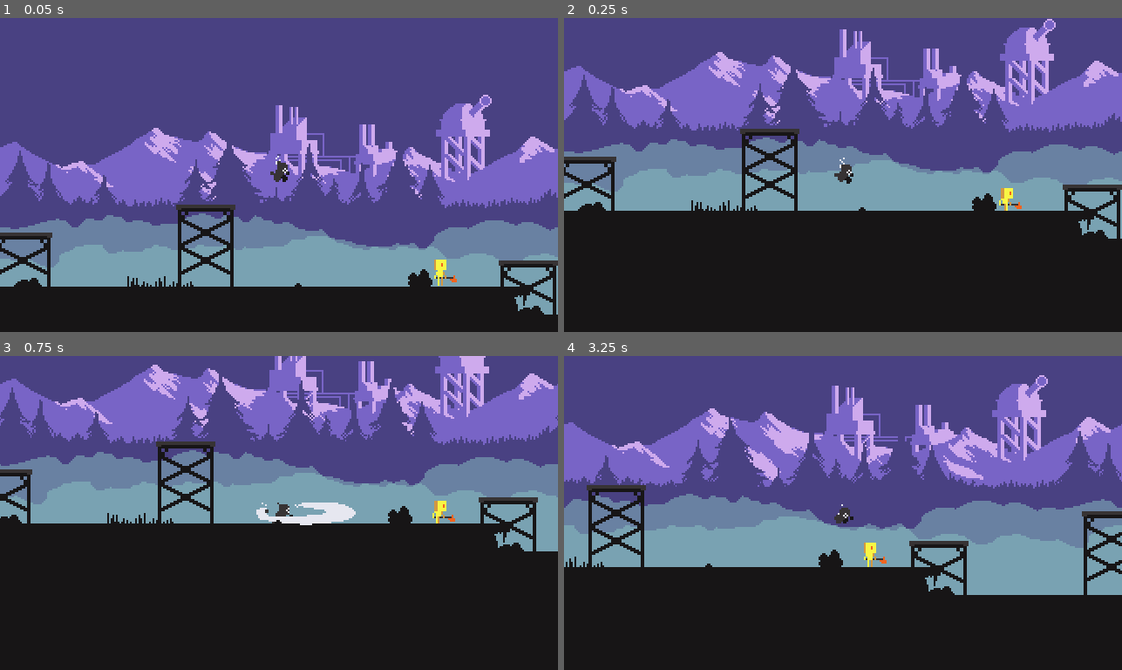
Above: before the commit, frames 1-4 (two rows, left to right).
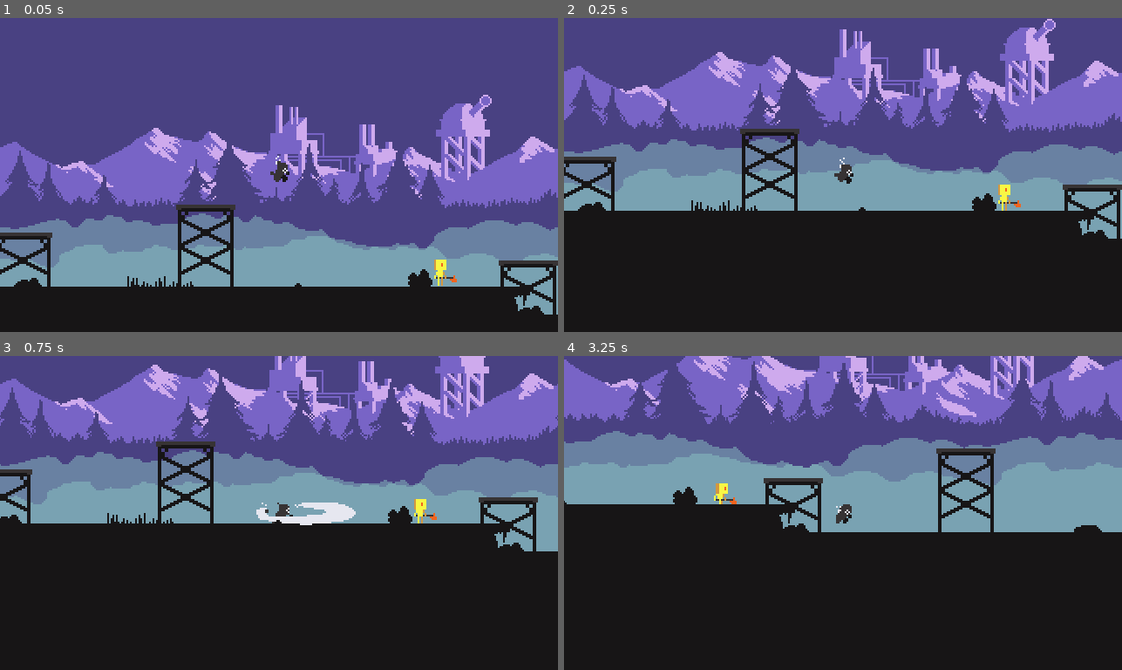
Above: after the commit, the same moments.

Repository: Gabrijel-Cobanov/SpiritFall
Game: Godot game, scene res://Scenes/main.tscn
Same seed, same stepped clock (60 frames per second), same inputs: the game is played once before the commit and once after it.
Inputs:
- Up to frame 1 (0.05 s): no input
- Up to frame 2 (0.25 s): no input
- Up to frame 3 (0.75 s): tap Enter (ui_accept) at 0.5 s; hold D (right) from 0.53 s (still down); tap K (attack) at 0.6 s
- Up to frame 4 (3.25 s): tap J (jump) at 0.77, 1.52, 3.02 s; tap K (attack) at 1.35, 2.3, 2.85 s; release D (right) at 2.03 s; hold A (left) 2.03-2.78 s; tap L (dash) at 2.1 s; hold D (right) from 2.78 s (still down)

Frame 1 is identical in both runs. In frame 2, 0.2% of the frame differs, in the area x 77-83%, y 53-62%; in frame 3, 0.3%; in frame 4, 58%, in the area x 0-100%, y 0-77%.

Commit message:
Made a pursue and attack for the enemy, the timer works fine now
Protips, add a body argument to the lambda for body_entered signals, make sure that the parent for organization is a Node2D if it's important that the children move along with the parent. When the parent of the Attack Areas that get enabled and disabled in the animation was changed, the animation broke, so keep that in mind next time

Diff:
--- a/Scenes/Enemies/LumberBot.tscn
+++ b/Scenes/Enemies/LumberBot.tscn
@@ -6,24 +6,32 @@
 [ext_resource type="Script" path="res://Scripts/CollisionSwitch.gd" id="3_j5oqw"]
 [ext_resource type="Script" path="res://Scripts/Enemies/EnemyStateMachine.gd" id="5_ou0rk"]
 
+[sub_resource type="RectangleShape2D" id="RectangleShape2D_3rt5l"]
+size = Vector2(8, 16)
+
 [sub_resource type="CapsuleShape2D" id="CapsuleShape2D_4e42p"]
 radius = 7.0
 height = 20.0
 
-[sub_resource type="RectangleShape2D" id="RectangleShape2D_3rt5l"]
-size = Vector2(8, 16)
-
 [sub_resource type="CapsuleShape2D" id="CapsuleShape2D_ourmp"]
 radius = 3.0
 height = 14.0
 
+[sub_resource type="CapsuleShape2D" id="CapsuleShape2D_oksea"]
+radius = 8.0
+height = 118.0
+
+[sub_resource type="CapsuleShape2D" id="CapsuleShape2D_qna16"]
+radius = 8.0
+height = 78.0
+
 [sub_resource type="Animation" id="Animation_25a6l"]
 resource_name = "attack"
 length = 0.8
 tracks/0/type = "value"
 tracks/0/imported = false
 tracks/0/enabled = true
-tracks/0/path = NodePath("Sprite2D:frame")
+tracks/0/path = NodePath("Visuals/Sprite2D:frame")
 tracks/0/interp = 1
 tracks/0/loop_wrap = true
 tracks/0/keys = {
@@ -38,7 +46,7 @@
 tracks/0/type = "value"
 tracks/0/imported = false
 tracks/0/enabled = true
-tracks/0/path = NodePath("Sprite2D:frame")
+tracks/0/path = NodePath("Visuals/Sprite2D:frame")
 tracks/0/interp = 1
 tracks/0/loop_wrap = true
 tracks/0/keys = {
@@ -54,7 +62,7 @@
 tracks/0/type = "value"
 tracks/0/imported = false
 tracks/0/enabled = true
-tracks/0/path = NodePath("Sprite2D:frame")
+tracks/0/path = NodePath("Visuals/Sprite2D:frame")
 tracks/0/interp = 1
 tracks/0/loop_wrap = true
 tracks/0/keys = {
@@ -72,7 +80,7 @@
 tracks/0/type = "value"
 tracks/0/imported = false
 tracks/0/enabled = true
-tracks/0/path = NodePath("Sprite2D:frame")
+tracks/0/path = NodePath("Visuals/Sprite2D:frame")
 tracks/0/interp = 1
 tracks/0/loop_wrap = true
 tracks/0/keys = {
@@ -94,72 +102,102 @@
 collision_layer = 2
 collision_mask = 52
 
-[node name="HealthComponent" type="Node" parent="."]
+[node name="HealthComponent" type="Node2D" parent="."]
 script = ExtResource("1_hvnq8")
 max_health = 5
 
-[node name="AttackComponent" type="Node" parent="." node_paths=PackedStringArray("CB2D", "side", "contact")]
+[node name="AttackComponent" type="Node2D" parent="." node_paths=PackedStringArray("CB2D", "side", "contact")]
 script = ExtResource("3_brylt")
 CB2D = NodePath("..")
-side = NodePath("../side")
-contact = NodePath("../contact")
+side = NodePath("side")
+contact = NodePath("contact")
 dmg = 1
 knockback_dealt = 150
 
-[node name="side" type="Area2D" parent="."]
-collision_layer = 0
-monitorable = false
-
-[node name="CollisionSwitch" type="CollisionShape2D" parent="side"]
+[node name="contact" type="Area2D" parent="AttackComponent"]
+collision_layer = 0
+monitorable = false
+
+[node name="CollisionShape2D" type="CollisionShape2D" parent="AttackComponent/contact"]
+shape = SubResource("RectangleShape2D_3rt5l")
+debug_color = Color(0.988235, 0, 0.317647, 0.419608)
+
+[node name="side" type="Area2D" parent="AttackComponent"]
+collision_layer = 0
+monitorable = false
+
+[node name="CollisionSwitch" type="CollisionShape2D" parent="AttackComponent/side"]
 position = Vector2(29, -3)
 rotation = 1.5708
 shape = SubResource("CapsuleShape2D_4e42p")
 disabled = true
 script = ExtResource("3_j5oqw")
 
-[node name="contact" type="Area2D" parent="."]
-collision_layer = 0
-monitorable = false
-
-[node name="CollisionShape2D" type="CollisionShape2D" parent="contact"]
-shape = SubResource("RectangleShape2D_3rt5l")
-debug_color = Color(0.988235, 0, 0.317647, 0.419608)
-
-[node name="Sprite2D" type="Sprite2D" parent="."]
+[node name="CB2D collision" type="CollisionShape2D" parent="."]
+shape = SubResource("CapsuleShape2D_ourmp")
+
+[node name="StateMachine" type="Node2D" parent="." node_paths=PackedStringArray("CB2D", "health", "pursue_area", "attack_area", "attack_timer", "knockback_timer", "ledge_detector", "animator")]
+script = ExtResource("5_ou0rk")
+enemy_name = "lumber_bot"
+CB2D = NodePath("..")
+health = NodePath("../HealthComponent")
+pursue_area = NodePath("../Combat Areas/PursueArea")
+attack_area = NodePath("../Combat Areas/AttackArea")
+attack_timer = NodePath("../Timers/Attack Timer")
+knockback_timer = NodePath("../Timers/Knockback Timer")
+ledge_detector = NodePath("../EdgeChecker")
+animator = NodePath("../Visuals/AnimationPlayer")
+movement_speed = 20.0
+
+[node name="EdgeChecker" type="RayCast2D" parent="."]
+position = Vector2(4, 5)
+target_position = Vector2(0, 6)
+collision_mask = 16
+
+[node name="Timers" type="Node" parent="."]
+
+[node name="Attack Timer" type="Timer" parent="Timers"]
+wait_time = 2.5
+one_shot = true
+
+[node name="Knockback Timer" type="Timer" parent="Timers"]
+wait_time = 0.05
+one_shot = true
+
+[node name="Combat Areas" type="Node2D" parent="."]
+
+[node name="PursueArea" type="Area2D" parent="Combat Areas"]
+collision_layer = 0
+monitorable = false
+
+[node name="CollisionSwitch" type="CollisionShape2D" parent="Combat Areas/PursueArea"]
+position = Vector2(0, -1)
+rotation = -1.5708
+shape = SubResource("CapsuleShape2D_oksea")
+debug_color = Color(0.494118, 0.572549, 0.282353, 0.419608)
+script = ExtResource("3_j5oqw")
+
+[node name="AttackArea" type="Area2D" parent="Combat Areas"]
+collision_layer = 0
+monitorable = false
+
+[node name="CollisionShape2D" type="CollisionShape2D" parent="Combat Areas/AttackArea"]
+position = Vector2(0, -1)
+rotation = -1.5708
+shape = SubResource("CapsuleShape2D_qna16")
+debug_color = Color(0.823529, 0, 0.156863, 0.419608)
+
+[node name="Visuals" type="Node2D" parent="."]
+
+[node name="AnimationPlayer" type="AnimationPlayer" parent="Visuals"]
+root_node = NodePath("../..")
+libraries = {
+"lumber_bot": SubResource("AnimationLibrary_uv4lw")
+}
+
+[node name="Sprite2D" type="Sprite2D" parent="Visuals"]
 position = Vector2(0, -3)
 texture = ExtResource("1_kalv3")
 hframes = 10
 vframes = 5
 frame = 30
-
-[node name="CollisionShape2D" type="CollisionShape2D" parent="."]
-shape = SubResource("CapsuleShape2D_ourmp")
-
-[node name="StateMachine" type="Node2D" parent="." node_paths=PackedStringArray("CB2D", "health", "attack_timer", "knockback_timer", "ledge_detector", "animator")]
-script = ExtResource("5_ou0rk")
-enemy_name = "lumber_bot"
-CB2D = NodePath("..")
-health = NodePath("../HealthComponent")
-attack_timer = NodePath("../Timers/Attack Timer")
-knockback_timer = NodePath("../Timers/Knockback Timer")
-ledge_detector = NodePath("../EdgeChecker")
-animator = NodePath("../AnimationPlayer")
-movement_speed = 20.0
-
-[node name="AnimationPlayer" type="AnimationPlayer" parent="."]
-libraries = {
-"lumber_bot": SubResource("AnimationLibrary_uv4lw")
-}
-
-[node name="EdgeChecker" type="RayCast2D" parent="."]
-position = Vector2(4, 5)
-target_position = Vector2(0, 6)
-collision_mask = 16
-
-[node name="Timers" type="Node" parent="."]
-
-[node name="Attack Timer" type="Timer" parent="Timers"]
-wait_time = 2.5
-
-[node name="Knockback Timer" type="Timer" parent="Timers"]
-wait_time = 0.05
--- a/Scenes/Player/player.tscn
+++ b/Scenes/Player/player.tscn
@@ -8,6 +8,13 @@
 [ext_resource type="Script" path="res://Scripts/Player/Coyote.gd" id="4_cstqr"]
 [ext_resource type="Script" path="res://Scripts/CollisionSwitch.gd" id="4_ok4u5"]
 
+[sub_resource type="CircleShape2D" id="CircleShape2D_fd1l3"]
+
+[sub_resource type="CapsuleShape2D" id="CapsuleShape2D_uukt2"]
+radius = 5.0
+
+[sub_resource type="CircleShape2D" id="CircleShape2D_x17br"]
+
 [sub_resource type="CapsuleShape2D" id="CapsuleShape2D_b8xiv"]
 radius = 4.0
 height = 12.0
@@ -63,7 +70,7 @@
 tracks/1/type = "method"
 tracks/1/imported = false
 tracks/1/enabled = true
-tracks/1/path = NodePath("../side/CollisionSwitch")
+tracks/1/path = NodePath("../AttackComponent/side/CollisionSwitch")
 tracks/1/interp = 1
 tracks/1/loop_wrap = true
 tracks/1/keys = {
@@ -77,7 +84,7 @@
 tracks/2/type = "method"
 tracks/2/imported = false
 tracks/2/enabled = true
-tracks/2/path = NodePath("../down/CollisionSwitch")
+tracks/2/path = NodePath("../AttackComponent/down/CollisionSwitch")
 tracks/2/interp = 1
 tracks/2/loop_wrap = true
 tracks/2/keys = {
@@ -91,7 +98,7 @@
 tracks/3/type = "method"
 tracks/3/imported = false
 tracks/3/enabled = true
-tracks/3/path = NodePath("../up/CollisionSwitch")
+tracks/3/path = NodePath("../AttackComponent/up/CollisionSwitch")
 tracks/3/interp = 1
 tracks/3/loop_wrap = true
 tracks/3/keys = {
@@ -222,7 +229,7 @@
 tracks/1/type = "method"
 tracks/1/imported = false
 tracks/1/enabled = true
-tracks/1/path = NodePath("../down/CollisionSwitch")
+tracks/1/path = NodePath("../../AttackComponent/down/CollisionSwitch")
 tracks/1/interp = 1
 tracks/1/loop_wrap = true
 tracks/1/keys = {
@@ -256,7 +263,7 @@
 tracks/1/type = "method"
 tracks/1/imported = false
 tracks/1/enabled = true
-tracks/1/path = NodePath("../side/CollisionSwitch")
+tracks/1/path = NodePath("../../AttackComponent/side/CollisionSwitch")
 tracks/1/interp = 1
 tracks/1/loop_wrap = true
 tracks/1/keys = {
@@ -290,7 +297,7 @@
 tracks/1/type = "method"
 tracks/1/imported = false
 tracks/1/enabled = true
-tracks/1/path = NodePath("../side/CollisionSwitch")
+tracks/1/path = NodePath("../../AttackComponent/side/CollisionSwitch")
 tracks/1/interp = 1
 tracks/1/loop_wrap = true
 tracks/1/keys = {
@@ -324,7 +331,7 @@
 tracks/1/type = "method"
 tracks/1/imported = false
 tracks/1/enabled = true
-tracks/1/path = NodePath("../up/CollisionSwitch")
+tracks/1/path = NodePath("../../AttackComponent/up/CollisionSwitch")
 tracks/1/interp = 1
 tracks/1/loop_wrap = true
 tracks/1/keys = {
@@ -358,7 +365,7 @@
 tracks/1/type = "method"
 tracks/1/imported = false
 tracks/1/enabled = true
-tracks/1/path = NodePath("../up/CollisionSwitch")
+tracks/1/path = NodePath("../../AttackComponent/up/CollisionSwitch")
 tracks/1/interp = 1
 tracks/1/loop_wrap = true
 tracks/1/keys = {
@@ -392,7 +399,7 @@
 tracks/1/type = "method"
 tracks/1/imported = false
 tracks/1/enabled = true
-tracks/1/path = NodePath("../down/CollisionSwitch")
+tracks/1/path = NodePath("../../AttackComponent/down/CollisionSwitch")
 tracks/1/interp = 1
 tracks/1/loop_wrap = true
 tracks/1/keys = {
@@ -426,7 +433,7 @@
 tracks/1/type = "method"
 tracks/1/imported = false
 tracks/1/enabled = true
-tracks/1/path = NodePath("../side/CollisionSwitch")
+tracks/1/path = NodePath("../../AttackComponent/side/CollisionSwitch")
 tracks/1/interp = 1
 tracks/1/loop_wrap = true
 tracks/1/keys = {
@@ -460,7 +467,7 @@
 tracks/1/type = "method"
 tracks/1/imported = false
 tracks/1/enabled = true
-tracks/1/path = NodePath("../side/CollisionSwitch")
+tracks/1/path = NodePath("../../AttackComponent/side/CollisionSwitch")
 tracks/1/interp = 1
 tracks/1/loop_wrap = true
 tracks/1/keys = {
@@ -494,7 +501,7 @@
 tracks/1/type = "method"
 tracks/1/imported = false
 tracks/1/enabled = true
-tracks/1/path = NodePath("../up/CollisionSwitch")
+tracks/1/path = NodePath("../../AttackComponent/up/CollisionSwitch")
 tracks/1/interp = 1
 tracks/1/loop_wrap = true
 tracks/1/keys = {
@@ -528,7 +535,7 @@
 tracks/1/type = "method"
 tracks/1/imported = false
 tracks/1/enabled = true
-tracks/1/path = NodePath("../up/CollisionSwitch")
+tracks/1/path = NodePath("../../AttackComponent/up/CollisionSwitch")
 tracks/1/interp = 1
 tracks/1/loop_wrap = true
 tracks/1/keys = {
@@ -566,82 +573,62 @@
 "swing2_up_air": SubResource("Animation_puhkf")
 }
 
-[sub_resource type="CircleShape2D" id="CircleShape2D_fd1l3"]
-
-[sub_resource type="CapsuleShape2D" id="CapsuleShape2D_uukt2"]
-radius = 5.0
-
-[sub_resource type="CircleShape2D" id="CircleShape2D_x17br"]
-
 [node name="Player" type="CharacterBody2D" groups=["Player"]]
 collision_mask = 62
 
-[node name="HealthComponent" type="Node" parent="."]
+[node name="HealthComponent" type="Node2D" parent="."]
 script = ExtResource("1_rt5mu")
 
-[node name="AttackComponent" type="Node" parent="." node_paths=PackedStringArray("CB2D", "up", "down", "side")]
+[node name="AttackComponent" type="Node2D" parent="." node_paths=PackedStringArray("CB2D", "up", "down", "side")]
 script = ExtResource("3_72k4k")
 CB2D = NodePath("..")
-up = NodePath("../up")
-down = NodePath("../down")
-side = NodePath("../side")
+up = NodePath("up")
+down = NodePath("down")
+side = NodePath("side")
 dmg = 1
 knockback_dealt = 100
 
-[node name="CollisionShape2D" type="CollisionShape2D" parent="."]
-shape = SubResource("CapsuleShape2D_b8xiv")
-
-[node name="AnimationPlayer" type="AnimationPlayer" parent="."]
-root_node = NodePath("../Sprite2D")
-libraries = {
-"": SubResource("AnimationLibrary_j4xq4")
-}
-
-[node name="Sprite2D" type="Sprite2D" parent="."]
-position = Vector2(1, -4)
-texture = ExtResource("1_3lfy2")
-hframes = 10
-vframes = 21
-frame = 190
-
-[node name="up" type="Area2D" parent="."]
+[node name="up" type="Area2D" parent="AttackComponent"]
 collision_layer = 0
 collision_mask = 2
 monitorable = false
 
-[node name="CollisionSwitch" type="CollisionShape2D" parent="up"]
+[node name="CollisionSwitch" type="CollisionShape2D" parent="AttackComponent/up"]
 position = Vector2(3, -19)
 shape = SubResource("CircleShape2D_fd1l3")
 disabled = true
 script = ExtResource("4_ok4u5")
 
-[node name="side" type="Area2D" parent="."]
+[node name="side" type="Area2D" parent="AttackComponent"]
 collision_layer = 0
 collision_mask = 2
 monitorable = false
 
-[node name="CollisionSwitch" type="CollisionShape2D" parent="side"]
+[node name="CollisionSwitch" type="CollisionShape2D" parent="AttackComponent/side"]
 position = Vector2(27, 0)
 rotation = -1.5708
 shape = SubResource("CapsuleShape2D_uukt2")
 disabled = true
 script = ExtResource("4_ok4u5")
 
-[node name="down" type="Area2D" parent="."]
+[node name="down" type="Area2D" parent="AttackComponent"]
 collision_layer = 0
 collision_mask = 2
 monitorable = false
 
-[node name="CollisionSwitch" type="CollisionShape2D" parent="down"]
+[node name="CollisionSwitch" type="CollisionShape2D" parent="AttackComponent/down"]
 position = Vector2(2, 19)
 shape = SubResource("CircleShape2D_x17br")
 disabled = true
 script = ExtResource("4_ok4u5")
 
+[node name="CB2D collision" type="CollisionShape2D" parent="."]
+shape = SubResource("CapsuleShape2D_b8xiv")
+
 [node name="StateMachine" type="Node2D" parent="." node_paths=PackedStringArray("CB2D", "animator", "input_buffer", "coyote", "health")]
 script = ExtResource("3_x1wnp")
 CB2D = NodePath("..")
-animator = NodePath("../AnimationPlayer")
+animator = NodePath("../Visuals/AnimationPlayer")
 input_buffer = NodePath("../InputBuffer")
 coyote = NodePath("../Coyote")
 health = NodePath("../HealthComponent")
@@ -660,3 +647,18 @@
 
 [node name="AttackComboCooldown" type="Timer" parent="Timers"]
 wait_time = 0.5
+
+[node name="Visuals" type="Node2D" parent="."]
+
+[node name="AnimationPlayer" type="AnimationPlayer" parent="Visuals"]
+root_node = NodePath("../Sprite2D")
+libraries = {
+"": SubResource("AnimationLibrary_j4xq4")
+}
+
+[node name="Sprite2D" type="Sprite2D" parent="Visuals"]
+position = Vector2(1, -4)
+texture = ExtResource("1_3lfy2")
+hframes = 10
+vframes = 21
+frame = 162
--- a/Scripts/Common Entity Scripts/AttackComponent.gd
+++ b/Scripts/Common Entity Scripts/AttackComponent.gd
@@ -1,4 +1,4 @@
-extends Node
+extends Node2D
 class_name AttackComponent
 
 @export var CB2D: CharacterBody2D
--- a/Scripts/Common Entity Scripts/HealthComponent.gd
+++ b/Scripts/Common Entity Scripts/HealthComponent.gd
@@ -1,4 +1,4 @@
-extends Node
+extends Node2D
 class_name HealthComponent
 
 @export var max_health: int
--- a/Scripts/Enemies/EnemyStateMachine.gd
+++ b/Scripts/Enemies/EnemyStateMachine.gd
@@ -22,6 +22,8 @@
 #flags
 var is_facing_right: bool = true
 var can_attack: bool = true
+var should_attack: bool = false
+var should_pursue: bool = false
 var is_being_knocked_back: bool = false
 
 #states
@@ -40,15 +42,23 @@
 	attack = EnemyAttackState.new()
 	death = EnemyDeathState.new()
 
-
 	health.hurt.connect(On_Hurt)
 	knockback_timer.timeout.connect(Reset_Velocity_X)
+	knockback_timer.timeout.connect(func(): is_being_knocked_back = false)
+	attack_timer.timeout.connect(func(): can_attack = true)
+
+	pursue_area.body_entered.connect(func(body): should_pursue = true)
+	pursue_area.body_exited.connect(func(body): should_pursue = false)
+
+	attack_area.body_entered.connect(func(body): should_attack = true)
+	attack_area.body_exited.connect(func(body): should_attack = false)
 
 	current_state = idle
 	current_state.Enter(self)
 
 func _process(delta):
 	current_state.Update(self, delta)
+	print(attack_timer.time_left)
 	Flip()
 
 func _physics_process(delta):
@@ -74,7 +84,11 @@
 func get_movement_direction():
 	return (player_CB2D.position-CB2D.position).normalized()
 
-func Move_Horizontally(direction: int):
+func Pursue():
+	if !is_being_knocked_back:
+		CB2D.velocity.x = movement_direction.x * movement_speed
+
+func Wander(direction: int):
 	if !is_being_knocked_back:
 		CB2D.velocity.x = movement_direction.x * movement_speed * direction
 
@@ -82,5 +96,7 @@
 	CB2D.velocity.x = 0
 
 func On_Hurt():
+	is_being_knocked_back = true
 	knockback_timer.start()
+	print("enemy hurt")
 	#flash white but we'll get to that
--- a/Scripts/Enemies/States/EnemyAttackState.gd
+++ b/Scripts/Enemies/States/EnemyAttackState.gd
@@ -1,17 +1,26 @@
 extends EnemyBaseState
 class_name EnemyAttackState
 
+var anim_duration: float
+
 func Enter(ctx: EnemyStateMachine):
-	pass
+	anim_duration = 0.8
+	ctx.can_attack = false
+	ctx.animator.play(ctx.enemy_name + "/attack")
+	ctx.Reset_Velocity_X()
 
 func Update(ctx: EnemyStateMachine, delta: float):
-	pass
+	if anim_duration <= 0:
+		Check_Transitions(ctx)
 
 func Physics_Update(ctx: EnemyStateMachine, delta: float):
-	pass
+	anim_duration -= delta
 
 func Exit(ctx: EnemyStateMachine):
-	pass
+	ctx.attack_timer.start()
 
 func Check_Transitions(ctx: EnemyStateMachine):
-	pass
+	if ctx.should_pursue:
+		ctx.Switch_State(ctx.move)
+	else:
+		ctx.Switch_State(ctx.idle)
--- a/Scripts/Enemies/States/EnemyIdleState.gd
+++ b/Scripts/Enemies/States/EnemyIdleState.gd
@@ -2,17 +2,19 @@
 class_name EnemyIdleState
 
 var idle_time: float
+var min_idle_time: float = 2
 var max_idle_time: float = 7
 
 func Enter(ctx: EnemyStateMachine):
 	ctx.Reset_Velocity_X()
 	idle_time = randf() * max_idle_time
+	if idle_time < min_idle_time:
+		idle_time = min_idle_time
 	ctx.animator.play(ctx.enemy_name + "/idle")
 
 func Update(ctx: EnemyStateMachine, delta: float):
 	# Add a condition here to transition to move state to pursue
-	if idle_time <= 0:
-		Check_Transitions(ctx)
+	Check_Transitions(ctx)
 
 func Physics_Update(ctx: EnemyStateMachine, delta: float):
 	idle_time -= delta
@@ -21,4 +23,7 @@
 	pass
 
 func Check_Transitions(ctx: EnemyStateMachine):
-	ctx.Switch_State(ctx.move)
+	if ctx.should_pursue or idle_time <= 0:
+		ctx.Switch_State(ctx.move)
+	if ctx.should_attack and ctx.can_attack:
+		ctx.Switch_State(ctx.attack)
--- a/Scripts/Enemies/States/EnemyMoveState.gd
+++ b/Scripts/Enemies/States/EnemyMoveState.gd
@@ -18,15 +18,20 @@
 	ctx.animator.play(ctx.enemy_name + "/move")
 
 func Update(ctx: EnemyStateMachine, delta: float):
-	if wander_time <= 0:
-		Check_Transitions(ctx)
+	Check_Transitions(ctx)
 
 func Physics_Update(ctx: EnemyStateMachine, delta: float):
 	wander_time -= delta
-	ctx.Move_Horizontally(direction)
+	if ctx.should_pursue:
+		ctx.Pursue()
+	else:
+		ctx.Wander(direction)
 
 func Exit(ctx: EnemyStateMachine):
 	pass
 
 func Check_Transitions(ctx: EnemyStateMachine):
-	ctx.Switch_State(ctx.idle)
+	if wander_time <= 0 and !ctx.should_pursue:
+		ctx.Switch_State(ctx.idle)
+	if ctx.should_attack and ctx.can_attack:
+		ctx.Switch_State(ctx.attack)
Not shown: 1 places in Scenes/Enemies/LumberBot.tscn that only renumber resources
